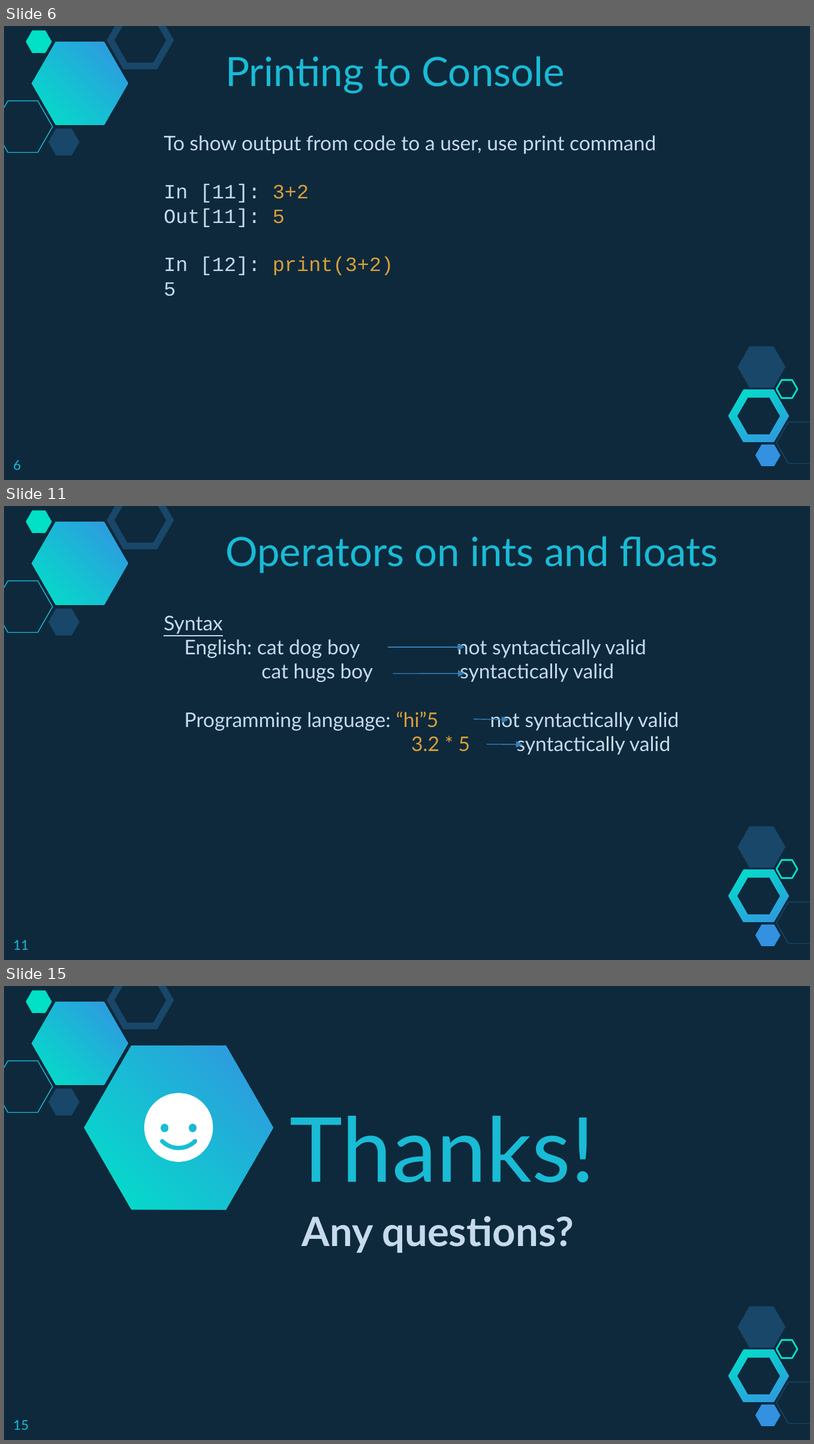
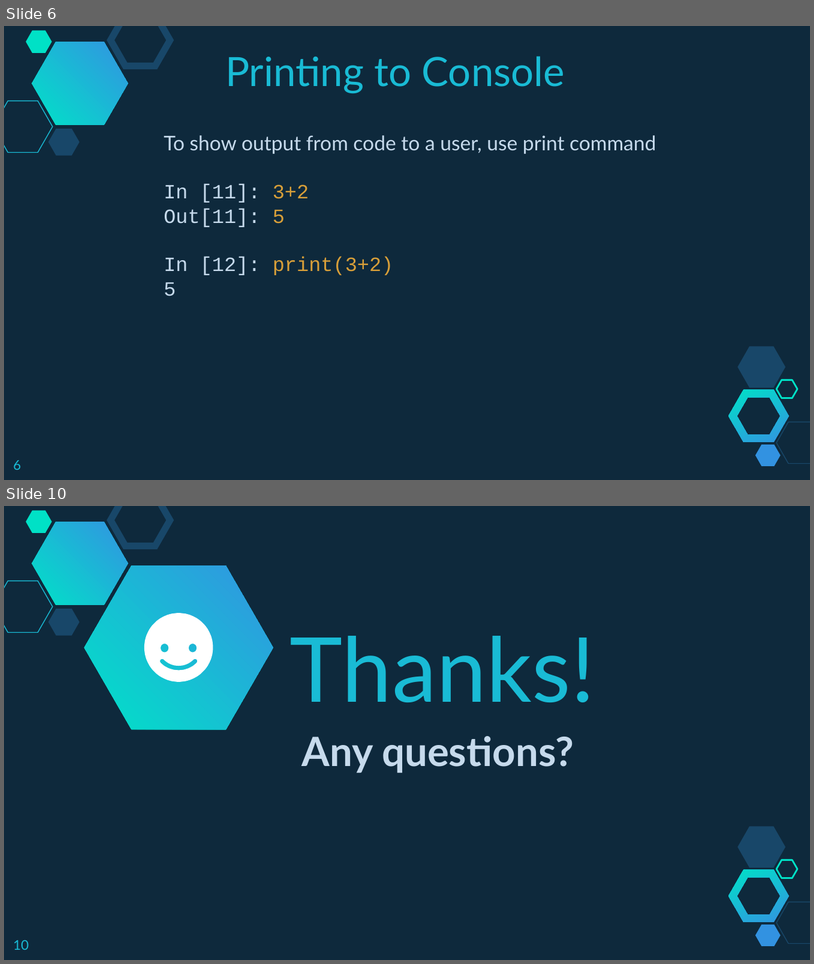
Before and after one commit to branhoff/python_class_101, a slide deck: lecture_slides/2_Python Lesson 2 - Programs.pptx. Shown one above the other, each under a label of ours: slides 6, 11 and 15 before the commit, slides 6 and 10 after it; the slides between them are not shown. The pictures are 814x1444 and 814x964 pixels, drawn with LibreOffice and Linux fonts; fonts in the diff are those of the drawing. Boxes give left, top, right and bottom in pixels: in the first picture for what was removed or moved away, otherwise in the second. Text is boxed around its words. In the diff, an @@ line names an element or a change of style, - is before the commit and + after.

```diff
--- a/lecture_slides/2_Python Lesson 2 - Programs.pptx
+++ b/lecture_slides/2_Python Lesson 2 - Programs.pptx
@@ slide 11 removed at box(4, 506, 810, 960), background #0E293C; not listed: 10 template elements that a slide beside it also shows @@
@@ text removed at box(225, 536, 719, 573) @@
-Operators on ints and floats
@@ text removed at box(164, 615, 679, 754) @@
-Syntax
-English: cat dog boy not syntactically valid
-cat hugs boy syntactically valid
-Programming language: “hi”5 not syntactically valid
-3.2 * 5 syntactically valid
@@ arrow removed from (388, 647) to (464, 647) @@
@@ arrow removed from (393, 674) to (465, 674) @@
@@ arrow removed from (473, 719) to (509, 720) @@
@@ arrow removed from (487, 744) to (524, 744) @@
@@ page number removed at box(13, 940, 29, 949) @@
-11
@@ what was slide 15 is now slide 10 @@
@@ page number at box(13, 940, 29, 949): text changed @@
-15
+10
```
Also in this commit, not shown: 1 slide changed, 4 other slides removed, 2 other files.
